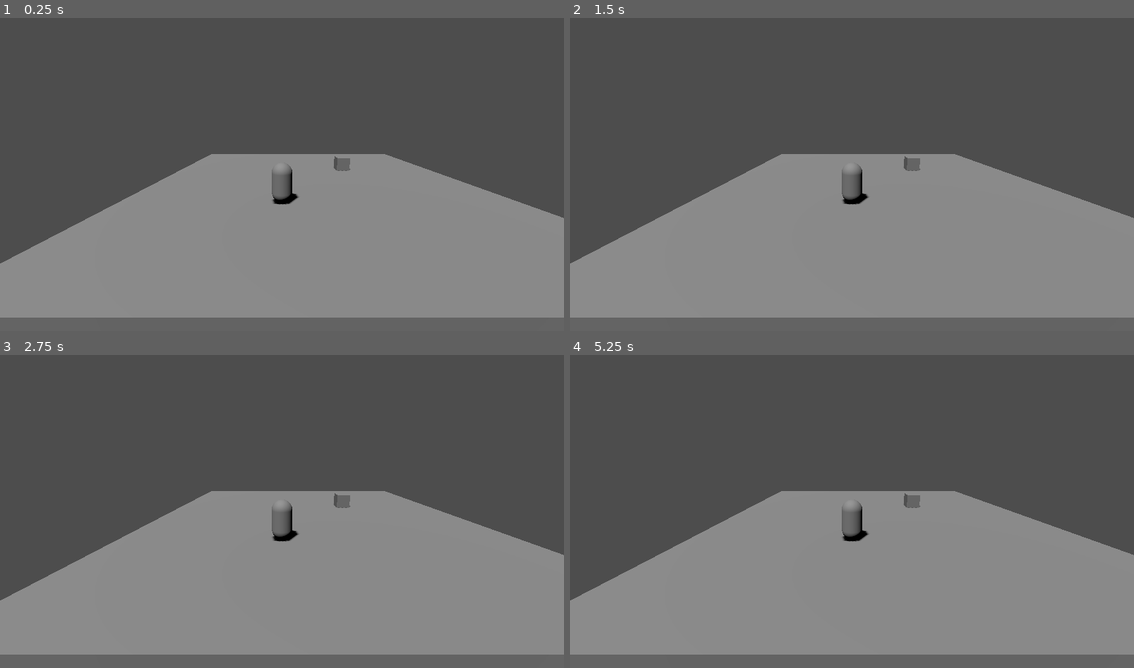
Above: before the commit, frames 1-4 (two rows, left to right).
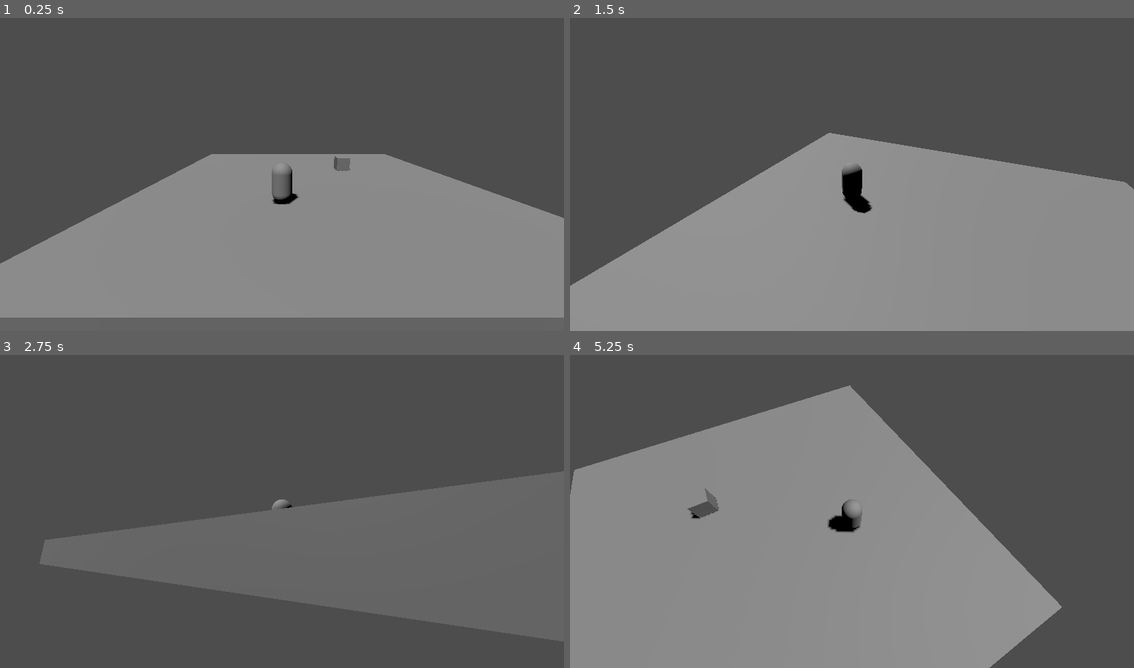
Above: after the commit, the same moments.

Repository: ampacs/ggj26
Game: Godot game, scene res://scenes/gym.tscn
Two runs of this game, one before a commit and one after it. Both use one fixed random seed, a clock stepped at 60 frames per second and the inputs below.
Inputs (mouse positions are in pixels of both pictures, inside the frame that each line leads up to):
- Up to frame 1 (0.25 s): no input
- Up to frame 2 (1.5 s): tap Enter at 0.5 s; move the mouse to (976, 155) at 0.52 s; press the mouse at (976, 155) at 0.53 s; tap Space at 1.25 s; move the mouse to (739, 187) at 1.27 s; release the mouse at (739, 187) at 1.28 s; click (739, 187) at 1.35 s
- Up to frame 3 (2.75 s): tap Enter at 2 s; move the mouse to (338, 439) at 2.02 s; press the mouse at (338, 439) at 2.03 s
- Up to frame 4 (5.25 s): tap Space at 2.75, 4.25 s; move the mouse to (823, 574) at 2.77 s; release the mouse at (823, 574) at 2.78 s; click (823, 574) at 2.85 s; tap Enter at 3.5 s; move the mouse to (1021, 558) at 3.52 s; press the mouse at (1021, 558) at 3.53 s; tap Escape (ui_cancel) at 4.15 s; move the mouse to (682, 461) at 4.27 s; release the mouse at (682, 461) at 4.28 s; click (682, 461) at 4.35 s; move the mouse to (880, 508) at 5.02 s; press the mouse at (880, 508) at 5.03 s

The runs differ from the first frame. In frame 2, 9.4% of the frame differs, in the area x 0-100%, y 36-100%; in frame 3, 45%, in the area x 0-100%, y 37-96%; in frame 4, 31%.

Commit message:
Basic boring movement

Diff:
--- a/project.godot
+++ b/project.godot
@@ -29,7 +29,7 @@
 
 [input]
 
-move_forward_player1={
+move_up_player1={
 "deadzone": 0.2,
 "events": [Object(InputEventKey,"resource_local_to_scene":false,"resource_name":"","device":-1,"window_id":0,"alt_press …(192 unchanged characters)…
 ]
@@ -49,7 +49,7 @@
 "events": [Object(InputEventKey,"resource_local_to_scene":false,"resource_name":"","device":-1,"window_id":0,"alt_press …(192 unchanged characters)…
 ]
 }
-move_forward_player2={
+move_up_player2={
 "deadzone": 0.2,
 "events": [Object(InputEventKey,"resource_local_to_scene":false,"resource_name":"","device":-1,"window_id":0,"alt_press …(195 unchanged characters)…
 ]
@@ -69,6 +69,11 @@
 "events": [Object(InputEventKey,"resource_local_to_scene":false,"resource_name":"","device":-1,"window_id":0,"alt_press …(195 unchanged characters)…
 ]
 }
+left_click={
+"deadzone": 0.2,
+"events": [Object(InputEventMouseButton,"resource_local_to_scene":false,"resource_name":"","device":-1,"window_id":0,"alt_pressed":false,"shift_pressed":false,"ctrl_pressed":false,"meta_pressed":false,"button_mask":1,"position":Vector2(81, 12),"global_position":Vector2(90, 60),"factor":1.0,"button_index":1,"canceled":false,"pressed":true,"double_click":false,"script":null)
+]
+}
 
 [physics]
 
--- a/scenes/player_3d.gd
+++ b/scenes/player_3d.gd
@@ -1,4 +1,51 @@
 extends CharacterBody3D
+
+@export var playerId := "player1"
 
 @export_group("Camera")
 @export_range(0.0, 1.0) var mouse_sensitivity := 0.25
+@export var tilt_upper_limit := PI / 3.0
+@export var tilt_lower_limit := -PI / 6.0
+
+@export_group("Movement")
+@export var move_speed := 8.0
+@export var acceleration := 20.0
+
+var _camera_input_direction := Vector2.ZERO
+
+@onready var _camera_pivot: Node3D = $CameraPivot
+@onready var _camera: Camera3D = $CameraPivot/Camera3D
+
+
+func _input(event: InputEvent) -> void:
+	if event.is_action_pressed("ui_cancel"):
+		Input.mouse_mode = Input.MOUSE_MODE_VISIBLE
+	elif event.is_action_pressed("left_click"):
+		Input.mouse_mode = Input.MOUSE_MODE_CAPTURED
+
+
+func _unhandled_input(event: InputEvent) -> void:
+	var is_camera_motion := (
+		event is InputEventMouseMotion and
+		Input.get_mouse_mode() == Input.MOUSE_MODE_CAPTURED
+	)
+	if is_camera_motion:
+		_camera_input_direction = (event as InputEventMouseMotion).screen_relative * mouse_sensitivity
+
+
+func _physics_process(delta: float) -> void:
+	_camera_pivot.rotation.x += _camera_input_direction.y * delta
+	_camera_pivot.rotation.x = clamp(_camera_pivot.rotation.x, tilt_lower_limit, tilt_upper_limit)
+	_camera_pivot.rotation.y -= _camera_input_direction.x * delta
+
+	_camera_input_direction = Vector2.ZERO
+
+	var raw_input := Input.get_vector("move_left_%s" % [playerId], "move_right_%s" % [playerId], "move_up_%s" % [playerId], "move_down_%s" % [playerId])
+	var forward := _camera.global_basis.z
+	var right := _camera.global_basis.x
+	var move_direction := forward * raw_input.y + right * raw_input.x
+	move_direction.y = 0.0
+	move_direction = move_direction.normalized()
+
+	velocity = velocity.move_toward(move_direction * move_speed, acceleration * delta)
+	move_and_slide()
